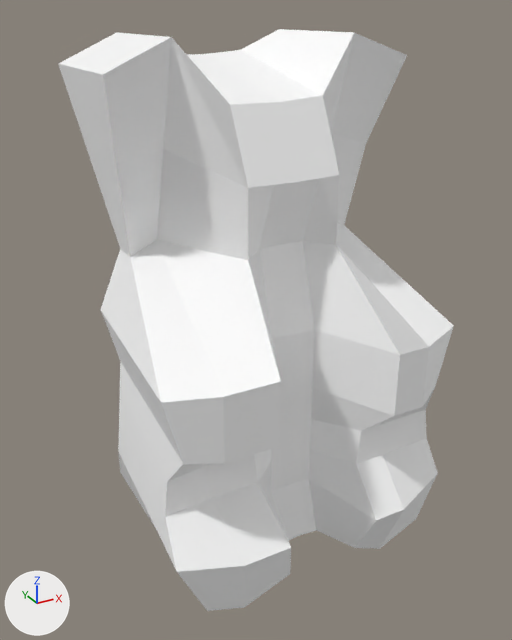
Before and after pictures for a commit that changed the glTF model assets/objects/Snacks/Gummy Bear/Gummy Bear.glb.
One viewpoint serves both versions: a 50 mm lens placed at (-1.42, -2.53, 1.19), pointed at (-0.06, -0.06, -0.04). Arrows for +X, +Y and +Z are at lower left; the lights stay in place. The older version comes first. Vertices at exactly the same position are counted once.
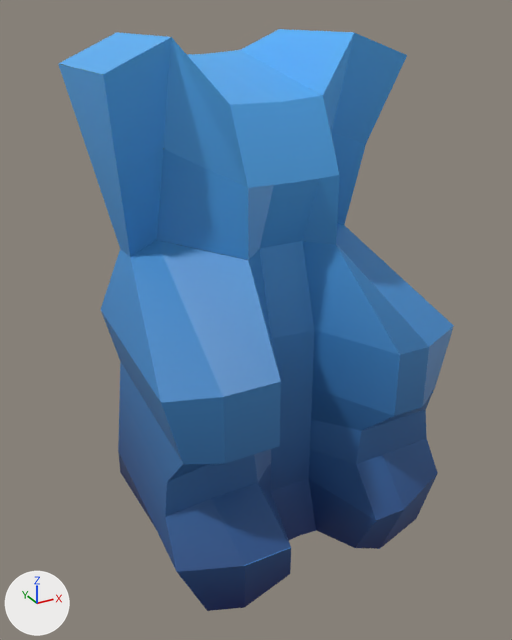
Pixel boxes [x1, y1, x2, y2] of what changed, in the pictures (512 x 640 px):
'Cube', surface changed (white to blue)
    both: [58, 29, 454, 611]

The change, as a diff of the scene's bpy script:
```diff
--- a/assets/objects/Snacks/Gummy Bear/Gummy Bear.glb.py
+++ b/assets/objects/Snacks/Gummy Bear/Gummy Bear.glb.py
@@ img_gummy_bear_texture @@
+img_gummy_bear_texture = load_image('Gummy Bear Texture', '_unpacked/Gummy_Bear_Texture', 1024, 1024, 'sRGB')
@@ mat_material @@
 mat_material = principled_material('Material')
-mat_material.base_color = (1.0, 1.0, 1.0)  # white #ffffff
+mat_material.texture = img_gummy_bear_texture
@@ me_cube @@
 me_cube.from_pydata(...)  # 162 vertices, 320 faces; spans x -0.69..0.64, y -0.66..0.54, z -1.11..1.11
 # used by ob_cube; location = (0.0, 0.0, 0.0)
+# me_cube part 1: texture (UV) coordinates of 320 of 320 faces, centred in x -0.65..0.61, y -0.64..0.54, z -1.09..1.08, changed; they spanned u 0.12..0.88, v 0.0..1.0 and now span u 0.0..0.96, v 0.0..1.0
 me_cube.materials.append(mat_material)
```
